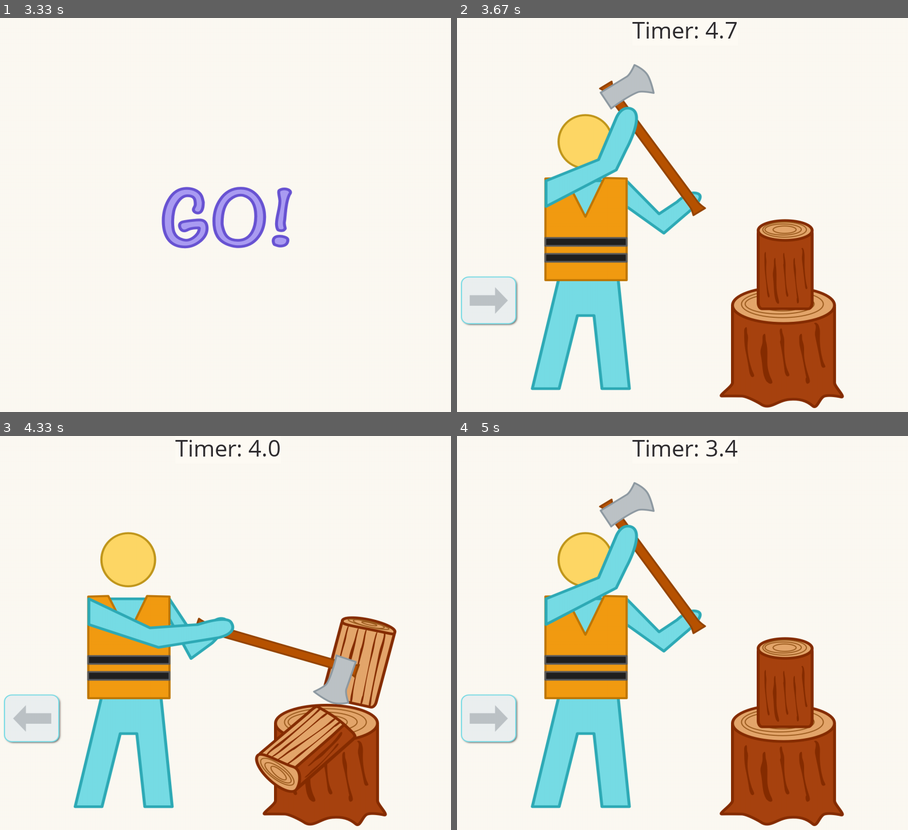
Above: before the commit, frames 1-4 (two rows, left to right).
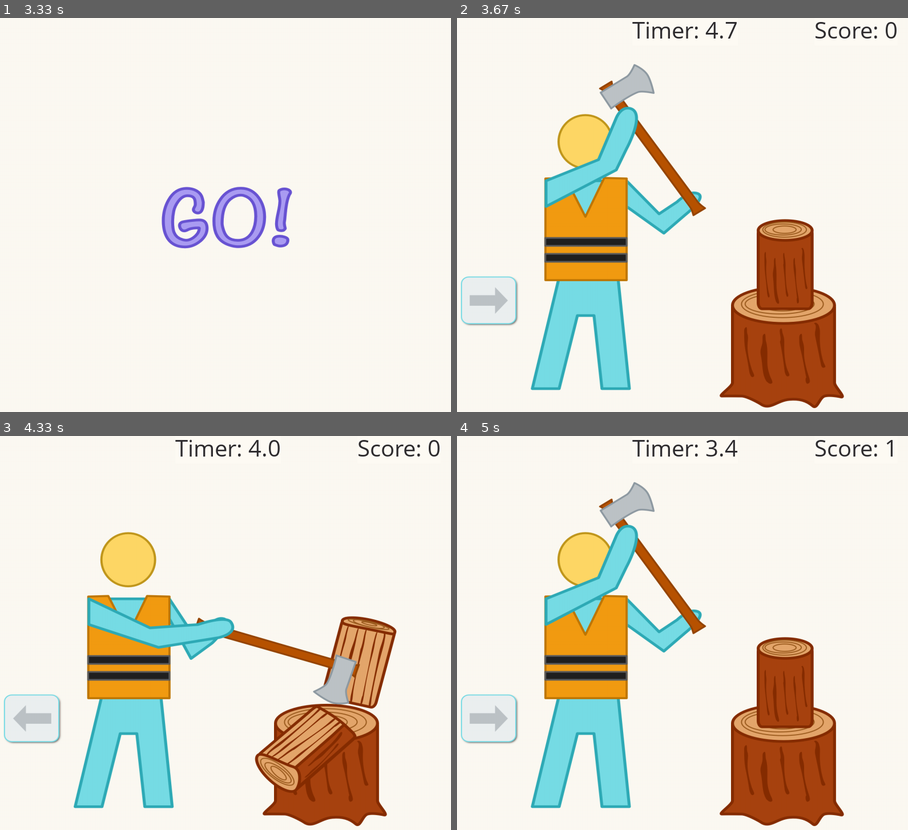
Above: after the commit, the same moments.

Repository: jwl-7/Stick-Bop
Game: pygame game, started from stick-bop.py
The game is run twice, just before and just after one commit, with the same random seed, the same clock (stepped at 60 frames per second) and the same inputs.
Inputs:
- Up to frame 1 (3.33 s): tap Enter at 0.33 s
- Up to frame 2 (3.67 s): hold Left from 3.4 s (still down)
- Up to frame 3 (4.33 s): release Left at 3.87 s; hold Right from 3.9 s (still down)
- Up to frame 4 (5 s): release Right at 4.37 s; hold Right 4.4-4.87 s; hold Left from 4.9 s (still down)

Frame 1 is identical in both runs. In frame 2, 0.2% of the frame differs, in the area x 79-98%, y 1-6%; in frame 3, 0.2%; in frame 4, 0.2%.

Commit message:
added score and count

Diff:
--- a/stick-bop.py
+++ b/stick-bop.py
@@ -379,6 +379,7 @@
             if self.right_was_pressed and not self.right_pressed:
                 self.wood_img = self.images['woodchopping-1']
                 self.right_was_pressed = False
+                self.count += 1
         elif event.type == pygame.KEYDOWN and event.key == pygame.K_RIGHT:
             self.right_pressed = True
             if not self.left_pressed:
@@ -398,8 +399,11 @@
         timer_seconds = float(time_elapsed / 1000 % 60)
         timer = round(timer_start - timer_seconds, 1)
         timer_text = 'Timer: ' + str(timer)
+        score_text = 'Score: ' + str(self.count)
         self.clear_text(self.fonts['OpenSans-Regular'], WHITE, timer_text, 40, self.screen_width/2, 0, screen)
         self.render_text(self.fonts['OpenSans-Regular'], BLACK, timer_text, 40, self.screen_width/2, 0, screen)
+        self.clear_text(self.fonts['OpenSans-Regular'], WHITE, score_text, 40, self.screen_width-150, 0, screen)
+        self.render_text(self.fonts['OpenSans-Regular'], BLACK, score_text, 40, self.screen_width-150, 0, screen)
 
     def draw(self, screen):
         screen.blit(self.wood_img, [0, 0])
